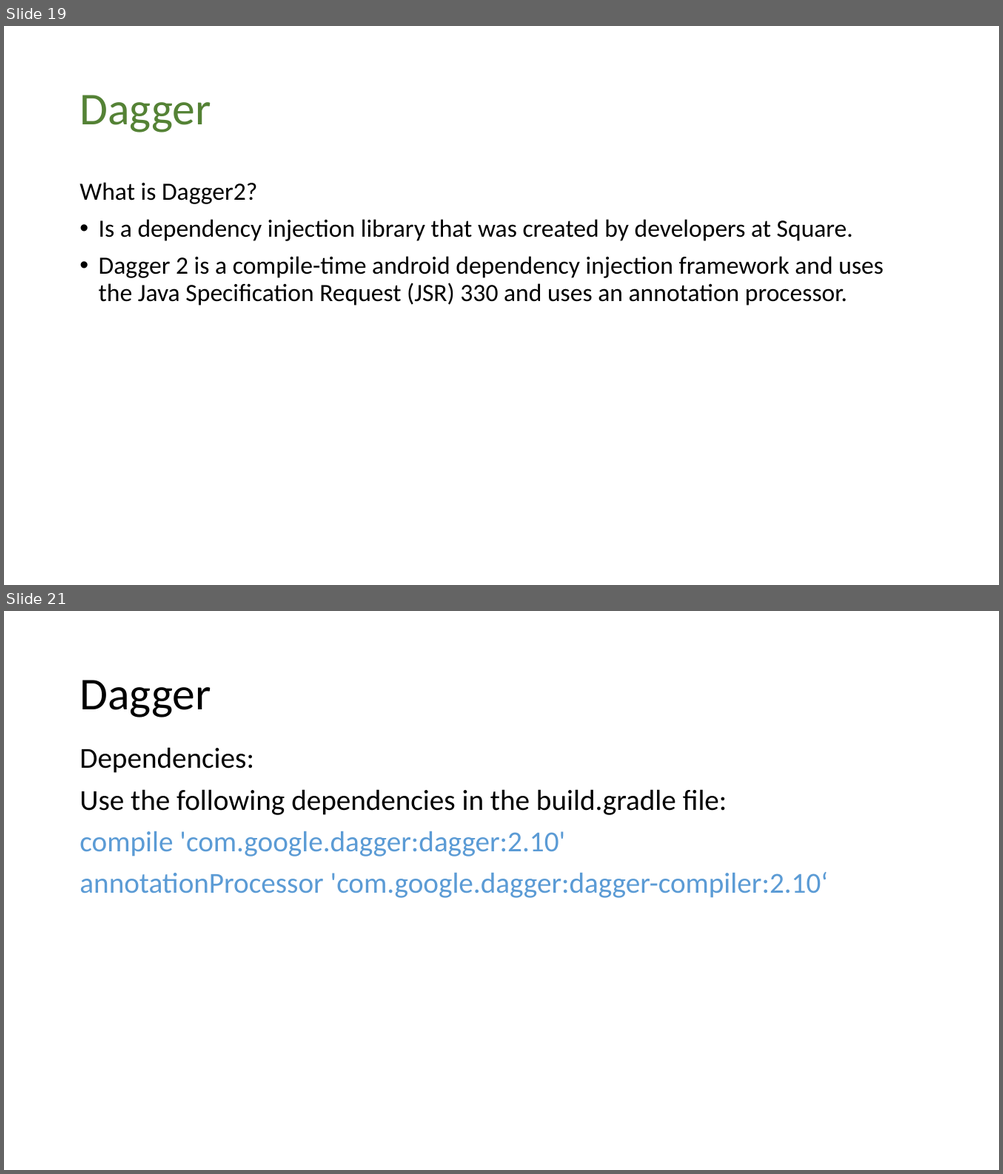
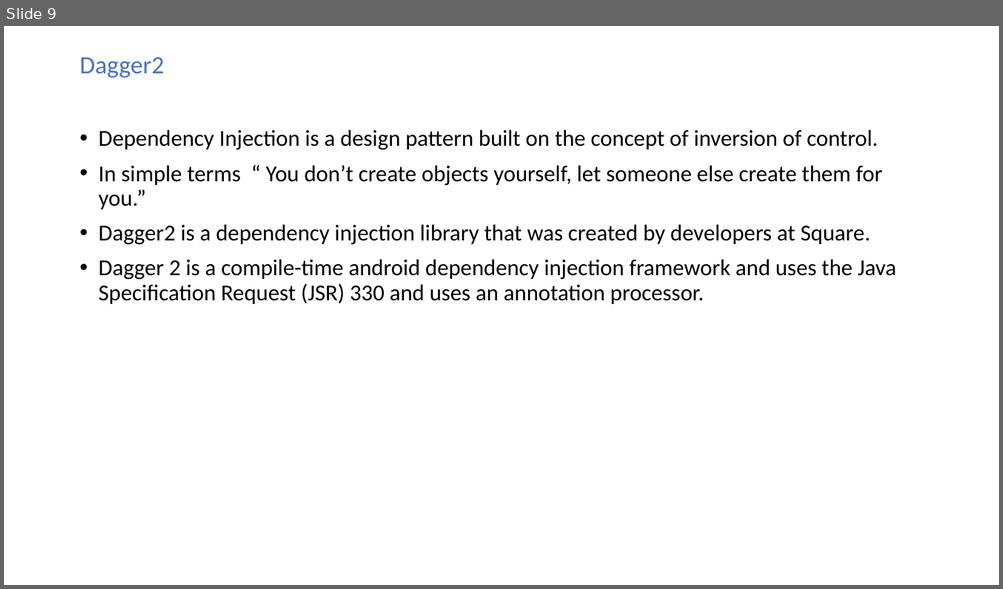
Before and after one commit to chandragithub2014/KotlinTemplates, a slide deck: USBank/USBank_Architecture_Android.pptx. Shown one above the other, each under a label of ours: slides 19 and 21 before the commit, slide 9 after it; the slides between them are not shown. The pictures are 1003x1174 and 1003x589 pixels, drawn with LibreOffice and Linux fonts; fonts in the diff are those of the drawing. Boxes give left, top, right and bottom in pixels: in the first picture for what was removed or moved away, otherwise in the second. Text is boxed around its words. In the diff, an @@ line names an element or a change of style, - is before the commit and + after.

```diff
--- a/USBank/USBank_Architecture_Android.pptx
+++ b/USBank/USBank_Architecture_Android.pptx
@@ slide 21 removed at [4, 611, 999, 1170], background #FFFFFF @@
@@ title removed at [79, 680, 210, 718] @@
-Dagger
@@ text removed at [79, 747, 828, 898] @@
-Dependencies:
-Use the following dependencies in the build.gradle file:
-compile 'com.google.dagger:dagger:2.10'
-annotationProcessor 'com.google.dagger:dagger-compiler:2.10‘
@@ what was slide 19 is now slide 9 @@
@@ slide 9 changed as well @@
@@ text "Dagger2": place and size @@
-text "Dagger2" at [79, 182, 883, 306]
+text "Dagger2" at [79, 57, 896, 304]
@@ text at [79, 57, 882, 245]: text changed; size 24 to 22 pt @@
-What is Dagger2?
-• Is a dependency injection library that was created by developers at Square.
+Dagger2
+• Dependency Injection is a design pattern built on the concept of inversion of control.
+• In simple terms “ You don’t create objects yourself, let someone else create them for you.”
+• Dagger2 is a dependency injection library that was created by developers at Square.
@@ title removed at [79, 95, 210, 133] @@
-Dagger
@@ text at [99, 259, 896, 304]: size 24 to 22 pt in "Dagger 2 is a compile-time android dependency ..." @@
```
Also in this commit, not shown: 8 other slides changed, 2 slides added, 19 other slides removed, 5 other files.
